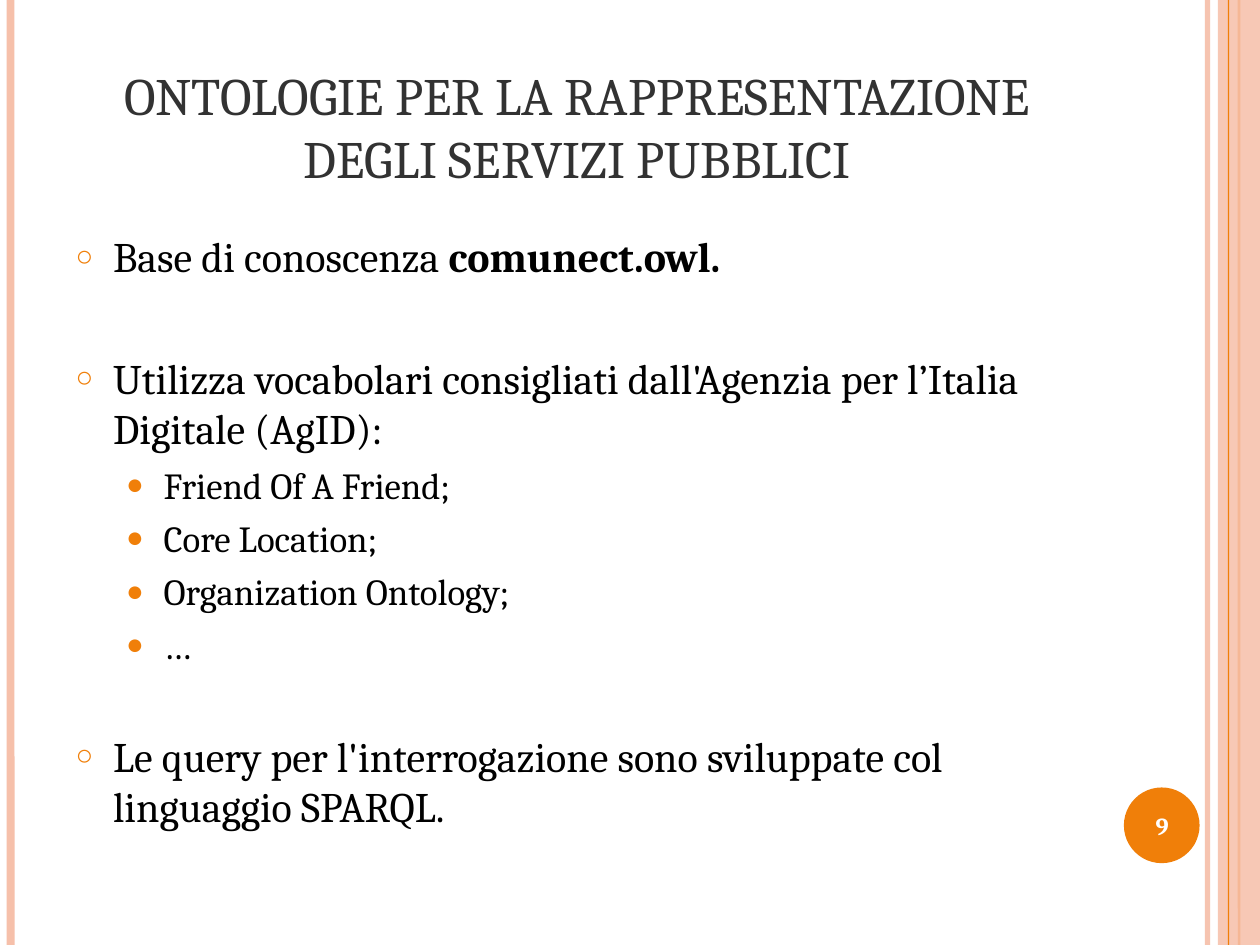
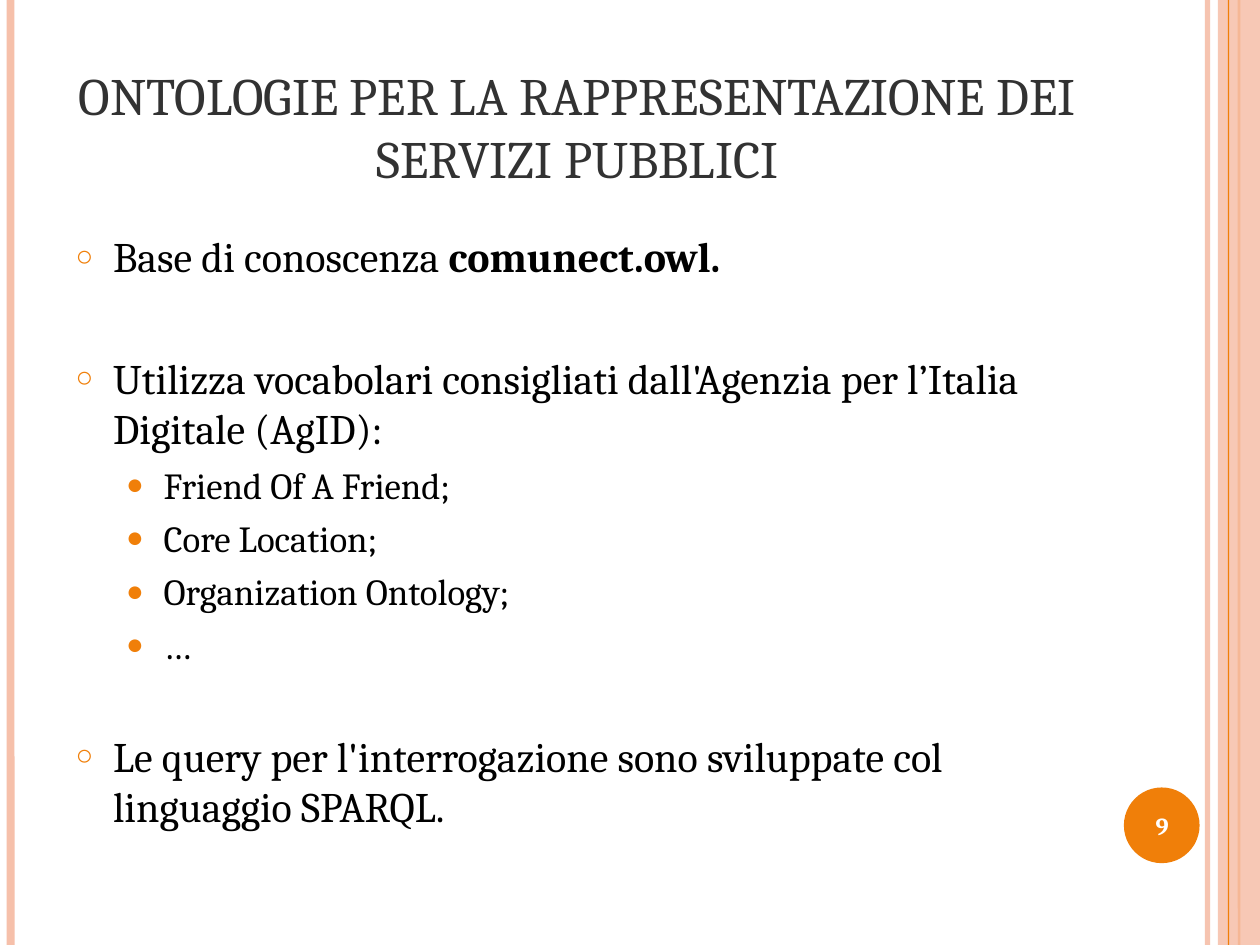
Before and after one commit to opendatahacklab/cityservices, a slide deck: slide 9 of thesis/Presentazione_Tesi.odp. Drawn at 1260x945 pixels with LibreOffice and Linux fonts; fonts in the diff are those of the drawing. Boxes give left, top, right and bottom in pixels: in the first picture for what was removed or moved away, otherwise in the second. Text is boxed around its words. In the diff, an @@ line names an element or a change of style, - is before the commit and + after.

```diff
--- a/thesis/Presentazione_Tesi.odp
+++ b/thesis/Presentazione_Tesi.odp
@@ title at <box>79,79,1076,179</box>: text changed @@
-ONTOLOGIE PER LA RAPPRESENTAZIONE DEGLI SERVIZI PUBBLICI
+ONTOLOGIE PER LA RAPPRESENTAZIONE DEI SERVIZI PUBBLICI
```
Also in this commit, not shown: 4 other slides changed, 1 other file.
